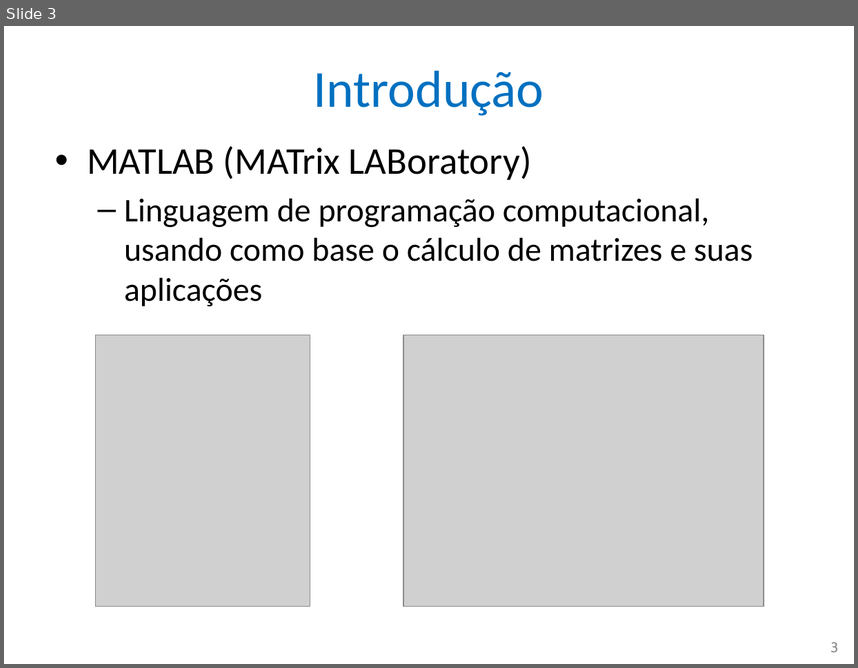
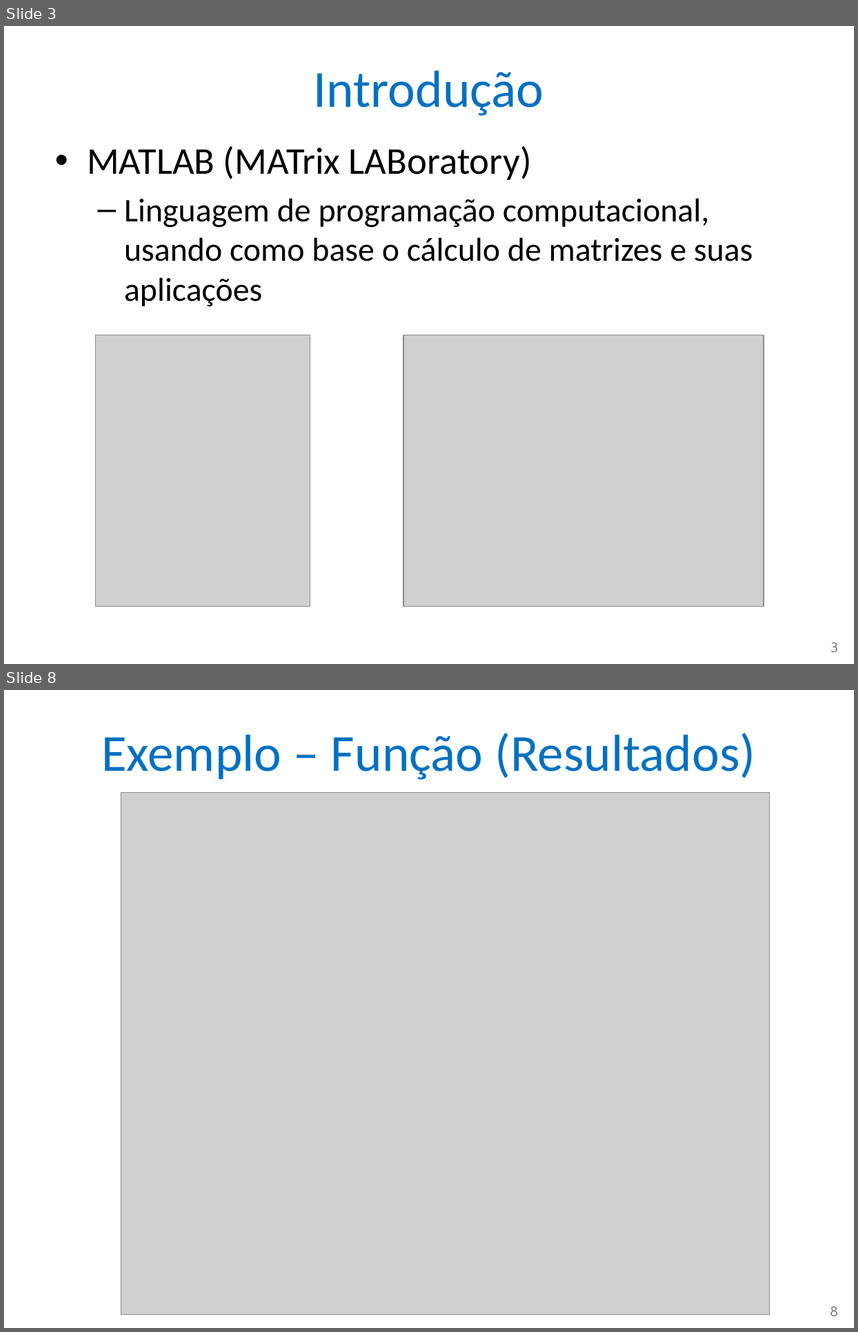
Before and after one commit to nascimentolwtn/INPE-CAP-385_DesenvolvimentoFrameworks, a slide deck: CAP385-00-Presentations/01-MATLAB xUnit Test Framework.pptx. Shown one above the other, each under a label of ours: slide 3 before the commit, slides 3 and 8 after it; the slides between them are not shown. The pictures are 858x668 and 858x1332 pixels, drawn with LibreOffice and Linux fonts; fonts in the diff are those of the drawing; grey boxes stand for pictures. Boxes give left, top, right and bottom in pixels: in the first picture for what was removed or moved away, otherwise in the second. Text is boxed around its words. In the diff, an @@ line names an element or a change of style, - is before the commit and + after.

Commit message:
Apresentação, telas de exemplo

```diff
--- a/CAP385-00-Presentations/01-MATLAB xUnit Test Framework.pptx
+++ b/CAP385-00-Presentations/01-MATLAB xUnit Test Framework.pptx
@@ slide 8 added at [4,690,854,1328], background #FFFFFF @@
@@ title added at [101,733,756,780], 44 pt, text #0070C0 @@
+Exemplo – Função (Resultados)
@@ picture added at [121,792,770,1314] @@
@@ page number added at [830,1305,838,1316], 12 pt, text #8C8C8C @@
+8
```
Also in this commit, not shown: 5 other slides added, 3 slides removed.
